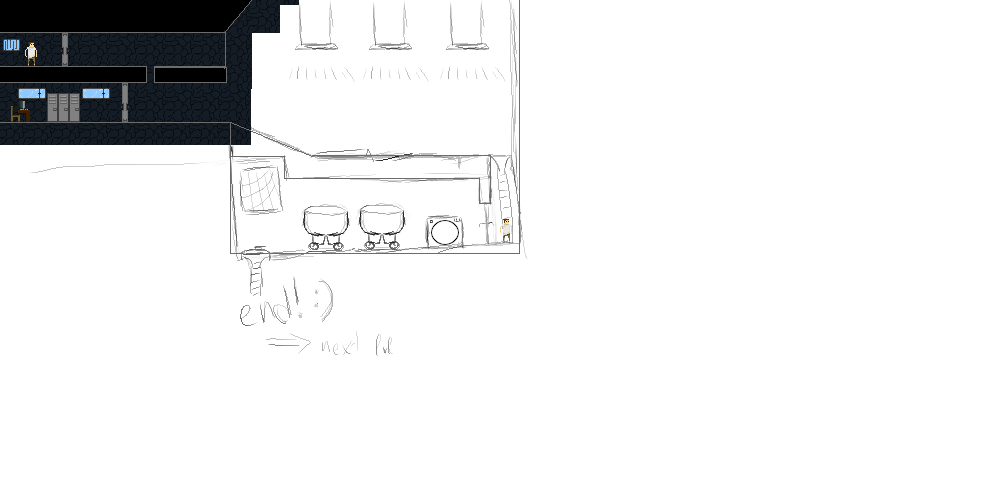
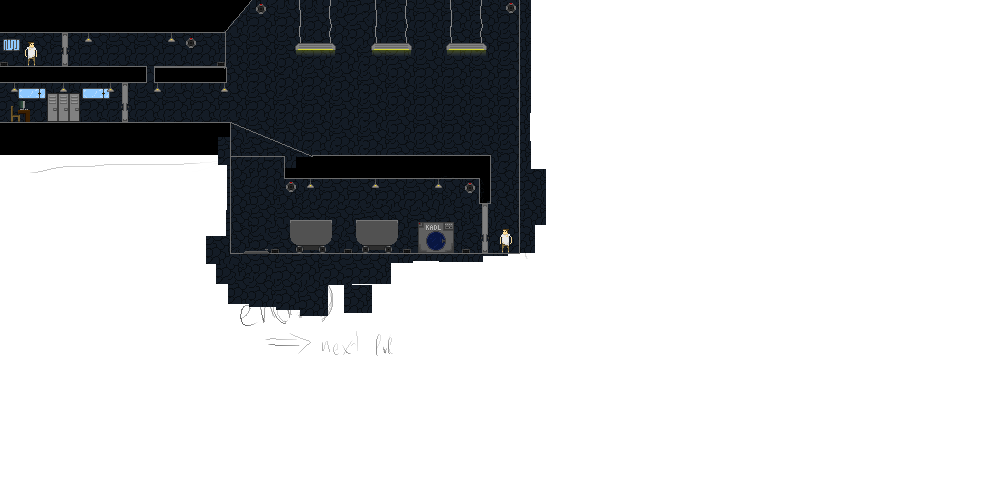
Two versions of the same layered image (1000x500). Layer-by-layer changes:
painted on "Копия Персонаж Главный.png" over box(500, 219, 512, 253)
added layer "Люк" in group "Обводки" over box(243, 249, 270, 254)
added layer "Вагонетки" in group "Обводки" over box(290, 220, 398, 253)
added layer "Сливы_Прач" in group "Обводки" over box(271, 249, 470, 253)
added layer "ВентиляцииДоп" in group "Обводки" over box(286, 182, 475, 193)
added layer "Стиральная_Машина" in group "Обводки" over box(418, 222, 454, 253)
added layer "Дверь_Прачечная" in group "Обводки" over box(481, 204, 489, 253)
added layer "Слив2" in group "Обводки" over box(217, 62, 225, 66)
added layer "Слив1" in group "Обводки" over box(0, 62, 8, 66)
added layer "Вентиляция2_в_холле" in group "Обводки" over box(256, 3, 516, 14)
added layer "Вентиляция1" in group "Обводки" over box(186, 38, 196, 48)
added layer "Большие лампы" in group "Обводки" over box(295, 0, 487, 56)
added layer "Лампы" in group "Обводки" over box(11, 33, 442, 188)
painted on "Шкаф_Комната2" over box(47, 93, 80, 122)
painted on "Стены #1" over box(0, 0, 546, 316)
